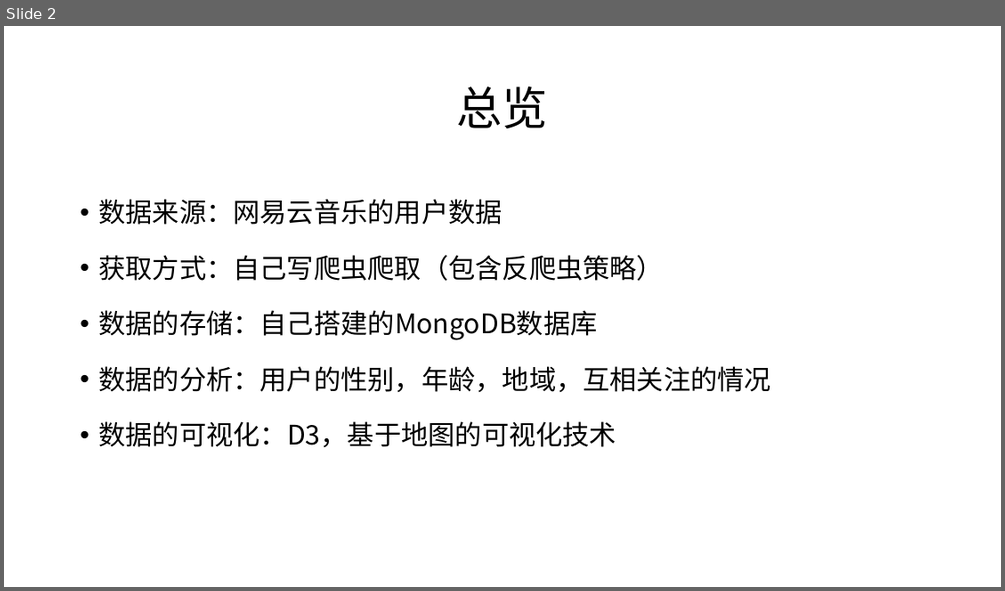
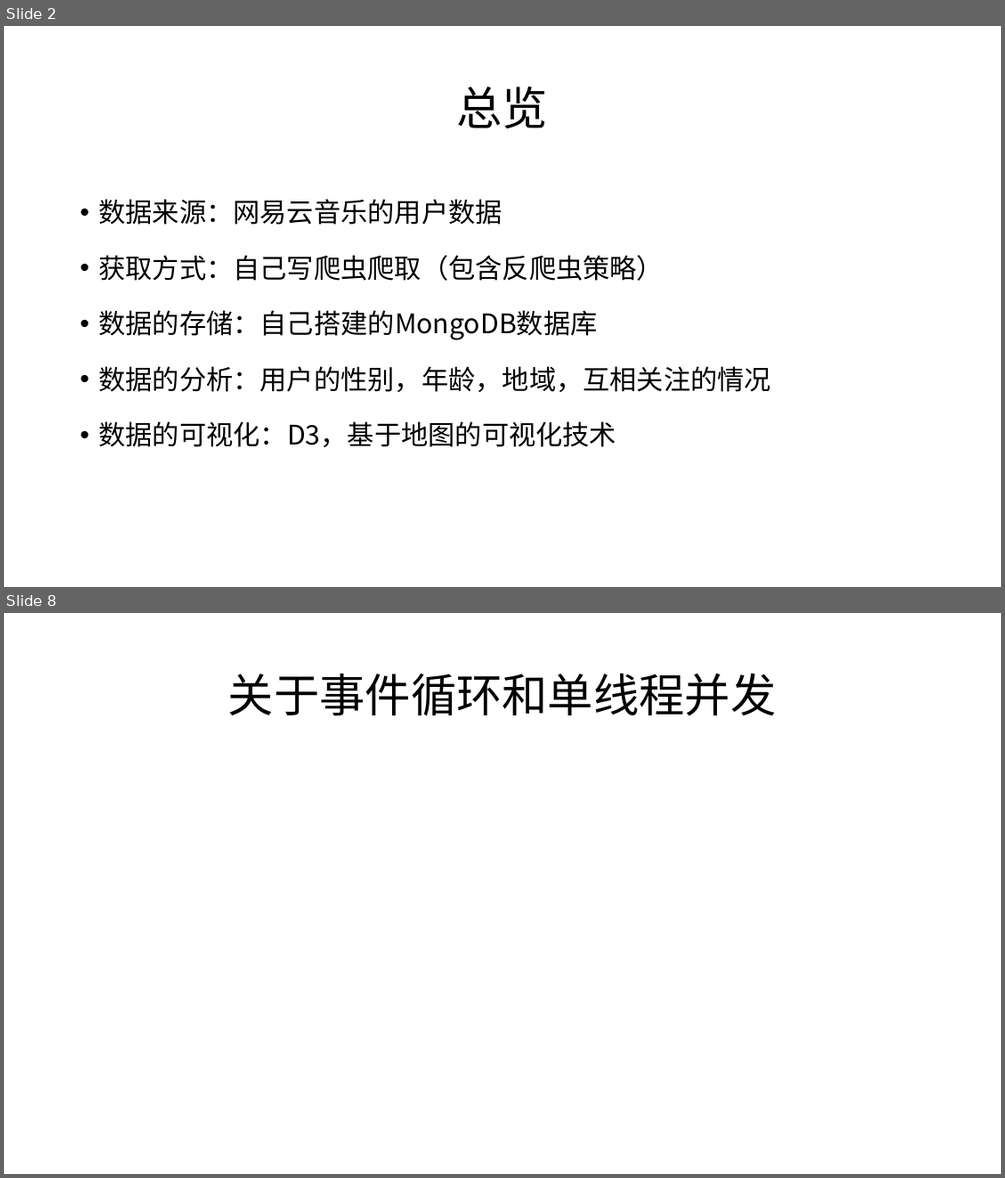
Before and after one commit to twesix-backup/graduation-thesis, a slide deck: word/答辩.pptx. Shown one above the other, each under a label of ours: slide 2 before the commit, slides 2 and 8 after it; the slides between them are not shown. The pictures are 1005x591 and 1005x1178 pixels, drawn with LibreOffice and Linux fonts; fonts in the diff are those of the drawing. Boxes give left, top, right and bottom in pixels: in the first picture for what was removed or moved away, otherwise in the second. Text is boxed around its words. In the diff, an @@ line names an element or a change of style, - is before the commit and + after.

```diff
--- a/word/答辩.pptx
+++ b/word/答辩.pptx
@@ slide 8 added at [4, 613, 1001, 1174], background #FFFFFF @@
@@ title added at [228, 673, 777, 716], 44 pt, text #000000 @@
+关于事件循环和单线程并发
```
Also in this commit, not shown: 1 slide changed, 7 other slides added, 1 other file.
